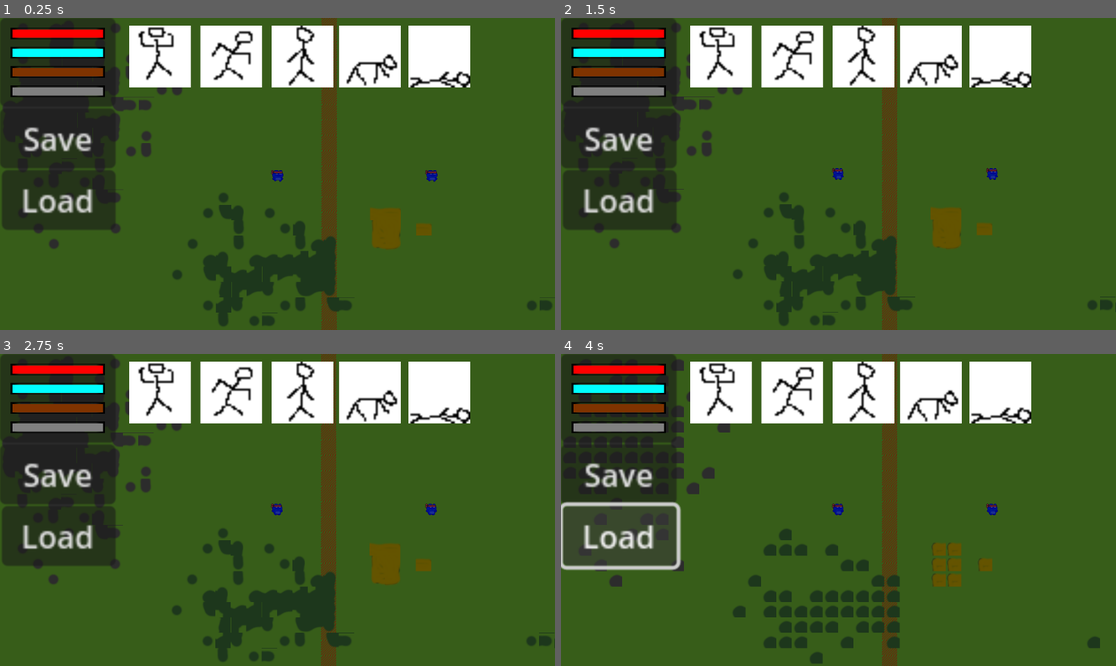
Above: before the commit, frames 1-4 (two rows, left to right).
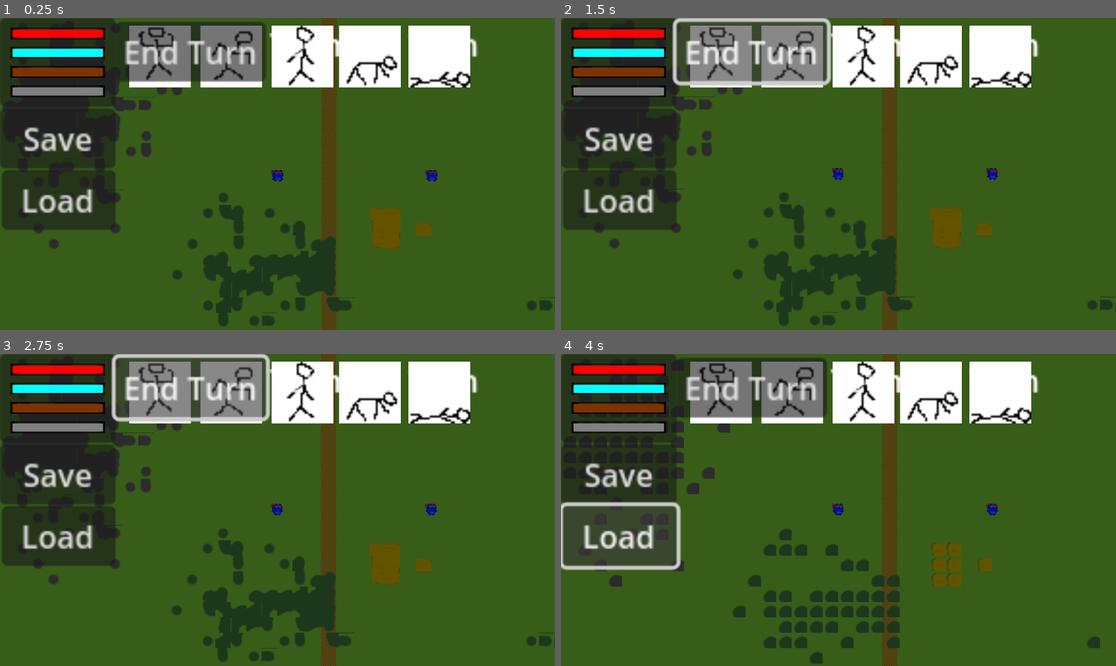
Above: after the commit, the same moments.

Repository: armstrongsp/capture-the-flag-mobile
Game: Godot game, scene res://Scenes/world.tscn
The game is run twice, just before and just after one commit, with the same random seed, the same clock (stepped at 60 frames per second) and the same inputs.
Inputs (mouse positions are in pixels of both pictures, inside the frame that each line leads up to):
- Up to frame 1 (0.25 s): no input
- Up to frame 2 (1.5 s): click (749, 52) at 0.5 s, where only the run after the commit has a clickable "End Turn"; click (749, 52) at 1.25 s, where only the run after the commit has a clickable "End Turn"
- Up to frame 3 (2.75 s): click (188, 388) at 2 s, where only the run after the commit has a clickable "End Turn"
- Up to frame 4 (4 s): click "Save" at 2.75 s; click "Load" at 3.5 s

The runs differ from the first frame. In frame 1, 5.0% of the frame differs, in the area x 20-87%, y 1-21%; in frame 2, 5.2%, in the area x 20-87%, y 0-22%; in frame 3, 5.2%; in frame 4, 5.0%.

Commit message:
Add turn-based mechanic with End Turn button and team indicator
- Team 1 goes first; turns alternate when all active-team movement is exhausted or End Turn is pressed
- Active team guard prevents selecting enemy players
- End Turn button added top-center of HUD; current team label added top-right
- Players initialize with full movement points; clicking no longer refills mid-turn

Co-Authored-By: Claude Sonnet 4.6 <noreply@anthropic.com>

Diff:
--- a/Scenes/hud.gd
+++ b/Scenes/hud.gd
@@ -18,8 +18,9 @@
 
 	$SaveButton.pressed.connect(_on_save_clicked)
 	$LoadButton.pressed.connect(_on_load_clicked)
-
+	$EndTurnButton.pressed.connect(_on_end_turn_pressed)
 	SignalBus.player_set_stance.connect(_on_player_stance_updated)
+	SignalBus.turn_changed.connect(_on_turn_changed)
 
 
 func _physics_process(delta: float) -> void:
@@ -56,6 +57,12 @@
 func _on_load_clicked() -> void:
 	SignalBus.map_load.emit("default.map")
 
+func _on_end_turn_pressed() -> void:
+	SignalBus.turn_end.emit()
+
+func _on_turn_changed(team_id: int) -> void:
+	$TurnLabel.text = "Team " + str(team_id) + "'s Turn"
+
 func _on_player_stance_updated(stance:Globals.Stance) -> void:
 	var selected_sprite = $Stance_Scouting
 	if stance == Globals.Stance.Scouting: selected_sprite = $Stance_Scouting
--- a/Scenes/hud.tscn
+++ b/Scenes/hud.tscn
@@ -110,3 +110,13 @@
 position = Vector2(83, 20)
 texture = ExtResource("12_pobw0")
 offset = Vector2(16, 16)
+
+[node name="EndTurnButton" type="Button" parent="."]
+position = Vector2(60, 2)
+offset_right = 60.0
+offset_bottom = 14.0
+text = "End Turn"
+
+[node name="TurnLabel" type="Label" parent="."]
+position = Vector2(140, 2)
+text = "Team 1's Turn"
--- a/Scenes/player.gd
+++ b/Scenes/player.gd
@@ -64,7 +64,6 @@
 func _on_input_event(viewport: Node, event: InputEvent, shape_idx: int) -> void:
 	if event.is_action_released("select"):
 		is_selected = true
-		movement_points_remaining = max_movement_range
 		SignalBus.player_selected.emit(player_id)
 		SignalBus.player_set_stance.emit(stance)
 		trigger_stats_update()
--- a/Scenes/world.gd
+++ b/Scenes/world.gd
@@ -15,6 +15,7 @@
 var rng = RandomNumberGenerator.new()
 var current_player_id = 0
 var pathfinding = AStarGrid2D.new()
+var active_team := 1
 
 func _ready() -> void:
 	SignalBus.player_selected.connect(_on_player_selected)
@@ -23,6 +24,7 @@
 	SignalBus.player_set_stance.connect(_on_player_stance_updated)
 	SignalBus.map_save.connect(_on_map_save)
 	SignalBus.map_load.connect(_on_map_load)
+	SignalBus.turn_end.connect(end_turn)
 
 	if FileAccess.file_exists("user://default.map"):
 		SignalBus.map_load.emit("default.map")
@@ -124,6 +126,7 @@
 	instance.max_movement_range = movement
 	instance.max_strength = strength
 	instance.max_stealth = stealth
+	instance.movement_points_remaining = movement
 
 func get_current_player_object() -> Node:
 	for player in self.get_children():
@@ -209,14 +212,37 @@
 	return path_as_points
 
 func _on_player_selected(player_id: int) -> void:
+	for player in get_children():
+		if player.scene_file_path.contains("player.tscn") and player.player_id == player_id:
+			if player.team_id != active_team:
+				player.deselect_player()
+				return
 	current_player_id = player_id
-	for player in self.get_children():
+	for player in get_children():
 		if player.scene_file_path.contains("player.tscn"):
 			if player.player_id != player_id:
 				player.deselect_player()
 
 func _on_player_moved(pos: Vector2) -> void:
 	update_fog_layer()
+	_check_auto_end_turn()
+
+func _check_auto_end_turn() -> void:
+	for player in get_children():
+		if player.scene_file_path.contains("player.tscn"):
+			if player.team_id == active_team and player.movement_points_remaining > 0:
+				return
+	end_turn()
+
+func end_turn() -> void:
+	active_team = 2 if active_team == 1 else 1
+	for player in get_children():
+		if player.scene_file_path.contains("player.tscn"):
+			if player.team_id == active_team:
+				player.movement_points_remaining = player.max_movement_range
+			player.deselect_player()
+	current_player_id = 0
+	SignalBus.turn_changed.emit(active_team)
 
 func _on_player_stats_updated(vision:float, movement:float, strength:float, stealth:float) -> void:
 	$HUD.vision = vision
--- a/Scripts/SignalBus.gd
+++ b/Scripts/SignalBus.gd
@@ -7,3 +7,6 @@
 
 signal map_save()
 signal map_load(filename:String)
+
+signal turn_end()
+signal turn_changed(team_id: int)
